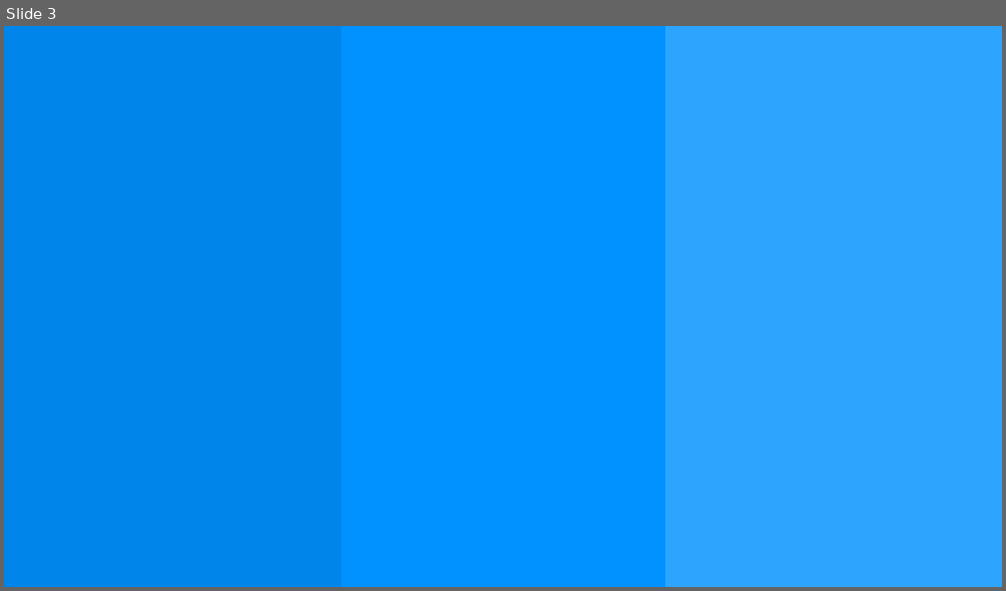
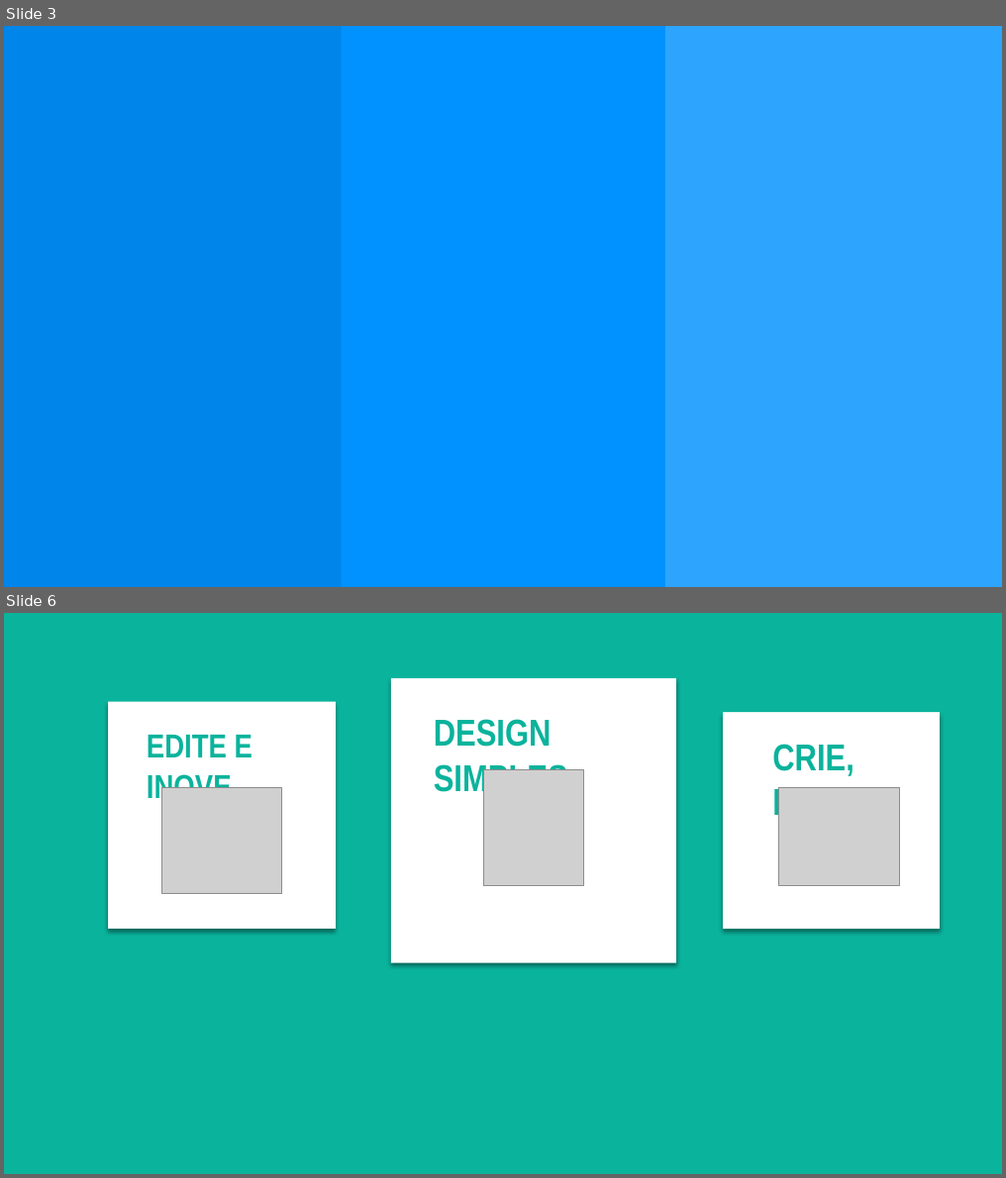
Before and after one commit to MateusPVicente/Projeto-PP, a slide deck: Stud+/modelos/ANIMACAO.pptx. Shown one above the other, each under a label of ours: slide 3 before the commit, slides 3 and 6 after it; the slides between them are not shown. The pictures are 1006x591 and 1006x1178 pixels, drawn with LibreOffice and Linux fonts; fonts in the diff are those of the drawing; grey boxes stand for pictures. Boxes give left, top, right and bottom in pixels: in the first picture for what was removed or moved away, otherwise in the second. Text is boxed around its words. In the diff, an @@ line names an element or a change of style, - is before the commit and + after.

```diff
--- a/Stud+/modelos/ANIMACAO.pptx
+++ b/Stud+/modelos/ANIMACAO.pptx
@@ slide 6 added at bbox=[4, 613, 1002, 1174], background #0AB39C @@
@@ rectangle added at bbox=[71, 613, 361, 701], fill #0AB39C @@
@@ rectangle added at bbox=[361, 613, 724, 678], fill #0AB39C @@
@@ rectangle added at bbox=[700, 613, 965, 713], fill #0AB39C @@
@@ rectangle added at bbox=[108, 701, 336, 929], fill #FFFFFF @@
@@ rectangle added at bbox=[391, 678, 676, 963], fill #FFFFFF @@
@@ text added at bbox=[434, 719, 577, 798], 36 pt, text #0AB39C, bold @@
+DESIGN SIMPLES.
@@ rectangle added at bbox=[723, 713, 940, 930], fill #FFFFFF @@
@@ text added at bbox=[147, 735, 252, 804], 32 pt, text #0AB39C, bold @@
+EDITE E INOVE.
@@ text added at bbox=[772, 744, 854, 823], 36 pt, text #0AB39C, bold @@
+CRIE, LEIA.
@@ picture added at bbox=[162, 787, 282, 894] @@
@@ picture added at bbox=[484, 769, 583, 885] @@
@@ picture added at bbox=[779, 787, 900, 885] @@
```
Also in this commit, not shown: 1 slide changed, 1 other slide added, 1 slide removed.
